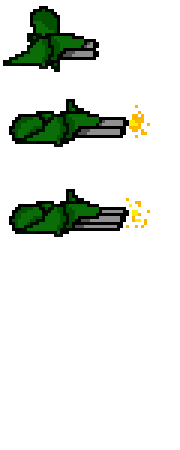
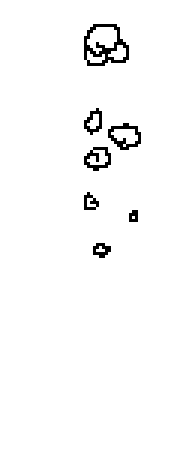
Layers edited between the first and the second w=180, h=450 image:
added layer "smoke" above "fire" over (84, 24, 141, 258)
hid "Fondo", painted on it over (3, 6, 150, 237)
